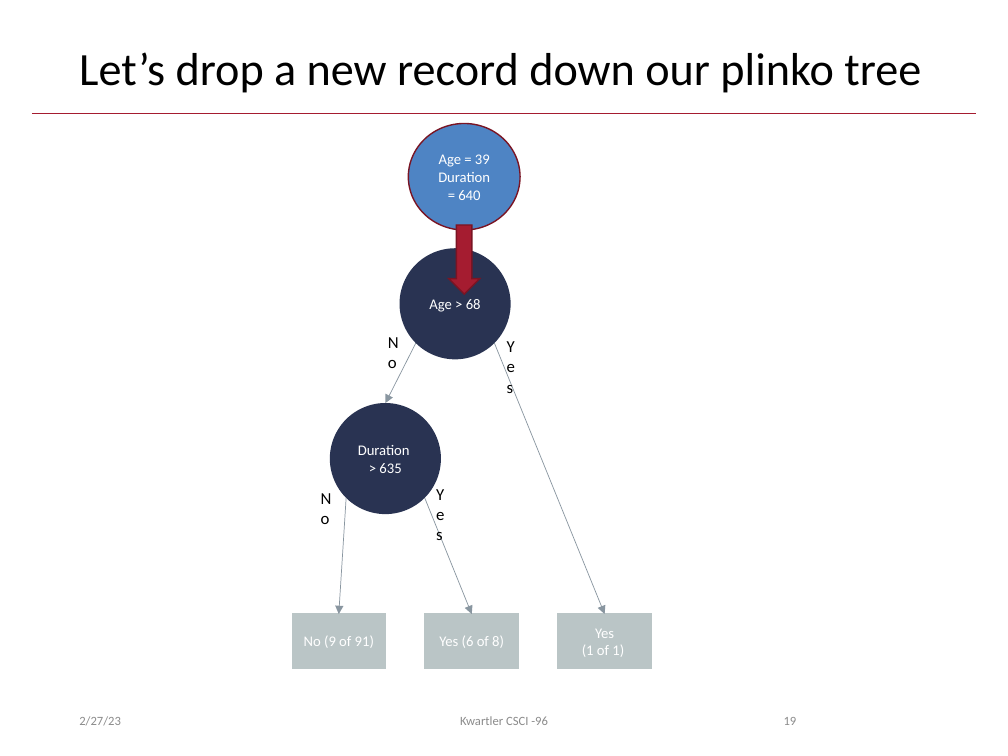
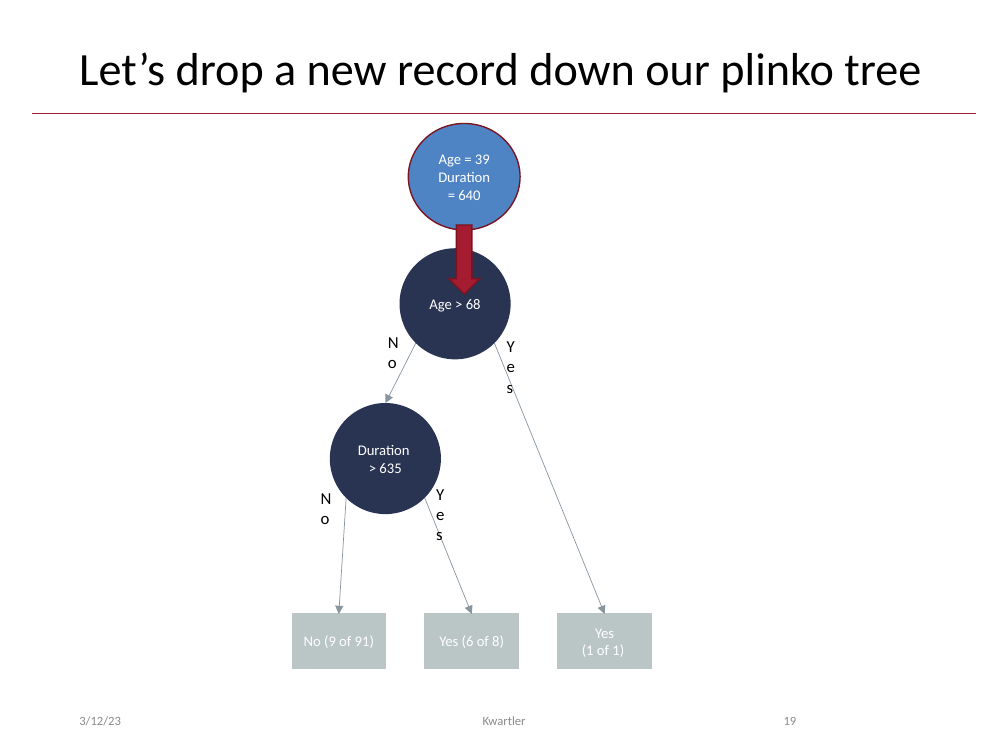
Before and after one commit to kwartler/Hult_Visualizing-Analyzing-Data-with-R, a slide deck: slide 19 of DD1/F_Mar13/A_Decision Trees.pptx. Drawn at 1008x756 pixels with LibreOffice and Linux fonts; fonts in the diff are those of the drawing. Boxes give left, top, right and bottom in pixels: in the first picture for what was removed or moved away, otherwise in the second. Text is boxed around its words. In the diff, an @@ line names an element or a change of style, - is before the commit and + after.

```diff
--- a/DD1/F_Mar13/A_Decision Trees.pptx
+++ b/DD1/F_Mar13/A_Decision Trees.pptx
@@ text at [79,716,121,726]: text changed @@
-2/27/23
+3/12/23
@@ text at [483,716,526,725]: text changed @@
-Kwartler CSCI -96
+Kwartler
```
Also in this commit, not shown: 33 other slides changed, 2 slides added.
